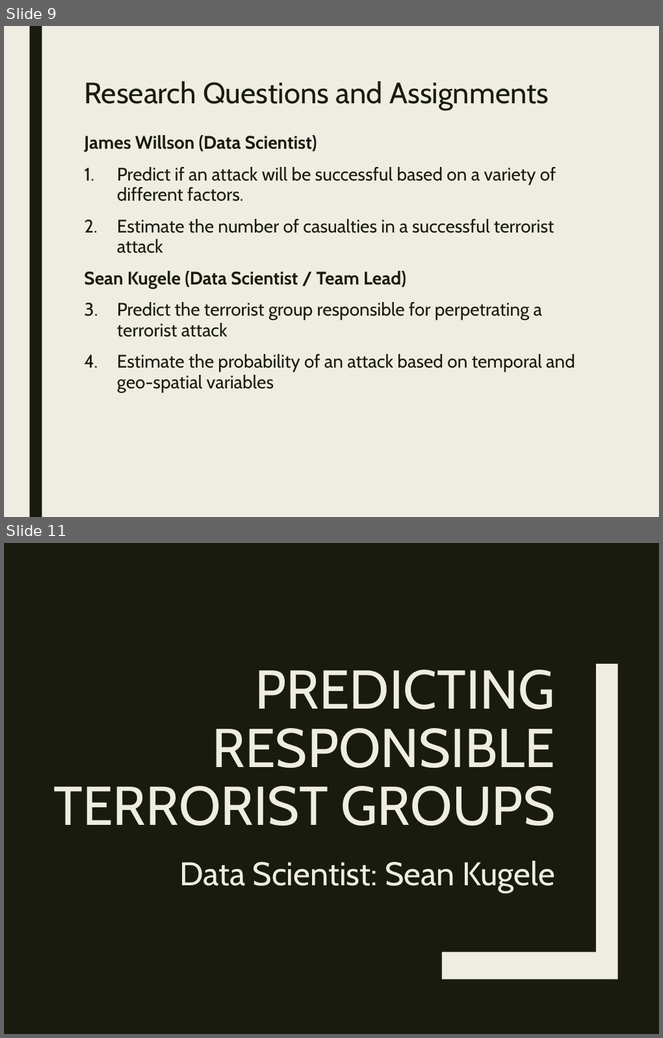
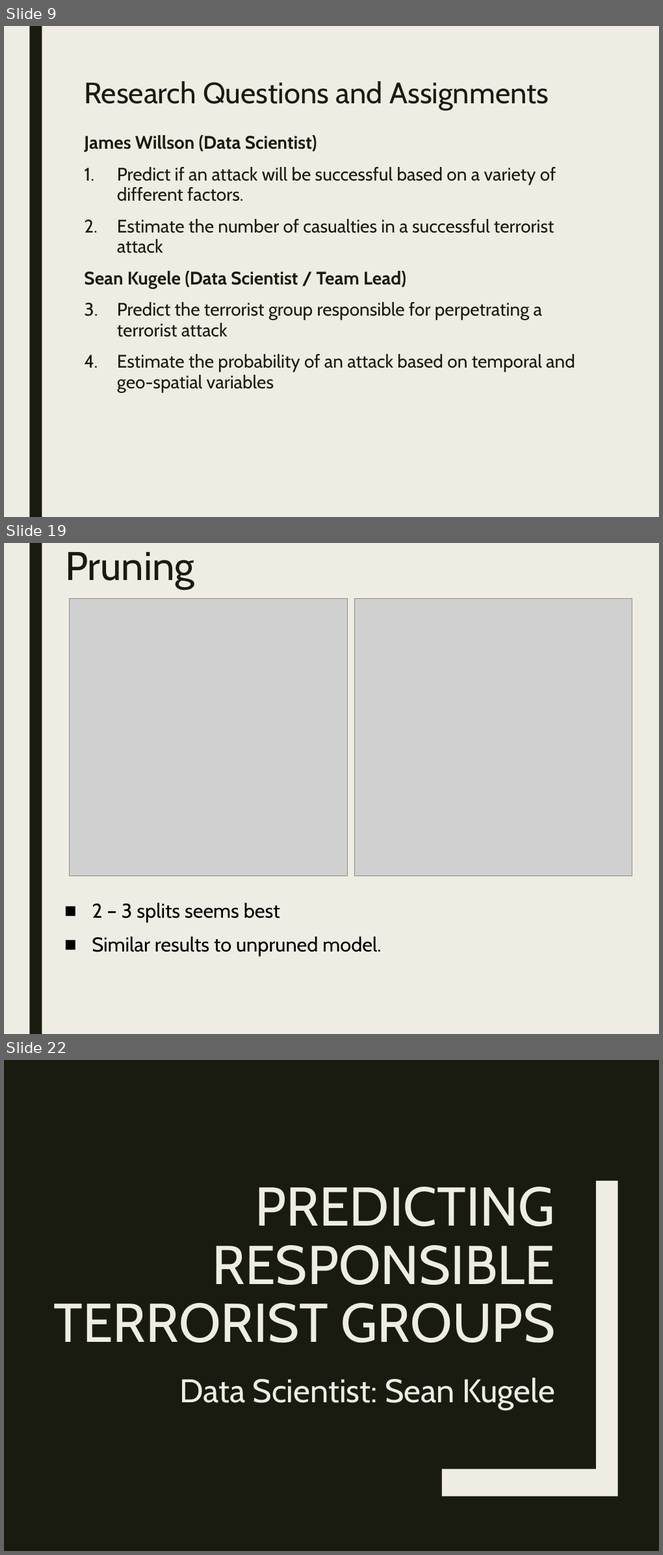
Before and after one commit to stats-learning-fall2019/final-project, a slide deck: presentation/gtdb-final-presentation.pptx. Shown one above the other, each under a label of ours: slides 9 and 11 before the commit, slides 9, 19 and 22 after it; the slides between them are not shown. The pictures are 663x1038 and 663x1555 pixels, drawn with LibreOffice and Linux fonts; fonts in the diff are those of the drawing; grey boxes stand for pictures. Boxes give left, top, right and bottom in pixels: in the first picture for what was removed or moved away, otherwise in the second. Text is boxed around its words. In the diff, an @@ line names an element or a change of style, - is before the commit and + after.

```diff
--- a/presentation/gtdb-final-presentation.pptx
+++ b/presentation/gtdb-final-presentation.pptx
@@ slide 19 added at box(4, 543, 659, 1034), background #EFEDE3; not listed: 1 template element that a slide beside it also shows @@
@@ title added at box(65, 552, 194, 589), 44 pt, text #191B0E @@
+Pruning
@@ picture added at box(70, 598, 347, 876) @@
@@ picture added at box(354, 598, 633, 876) @@
@@ text added at box(92, 903, 381, 956), 22 pt, text #000000 @@
+■ 2 – 3 splits seems best
+■ Similar results to unpruned model.
@@ what was slide 11 is now slide 22 @@
```
Also in this commit, not shown: 11 other slides added, 1 slide removed, 16 other files.
